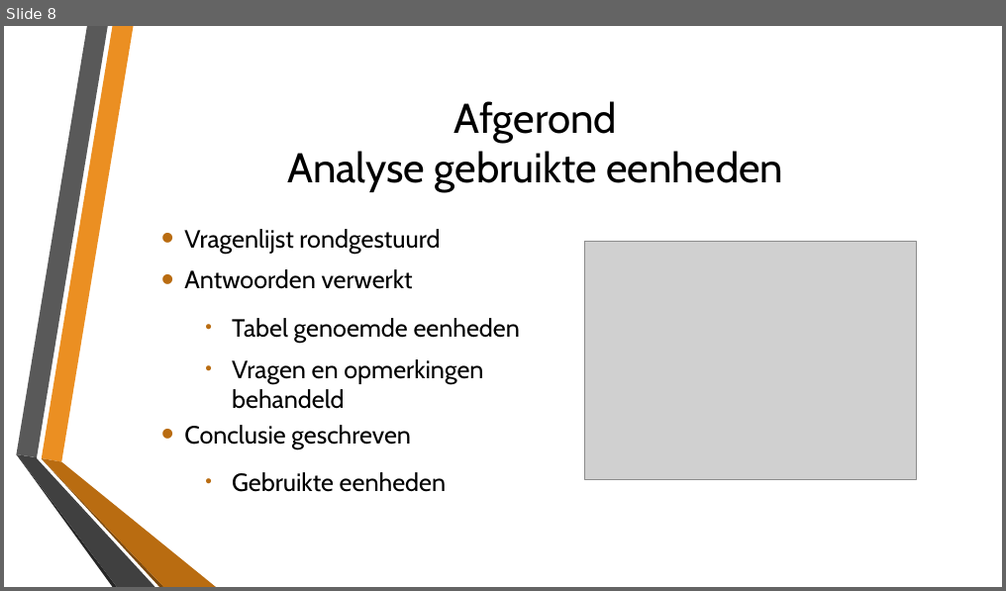
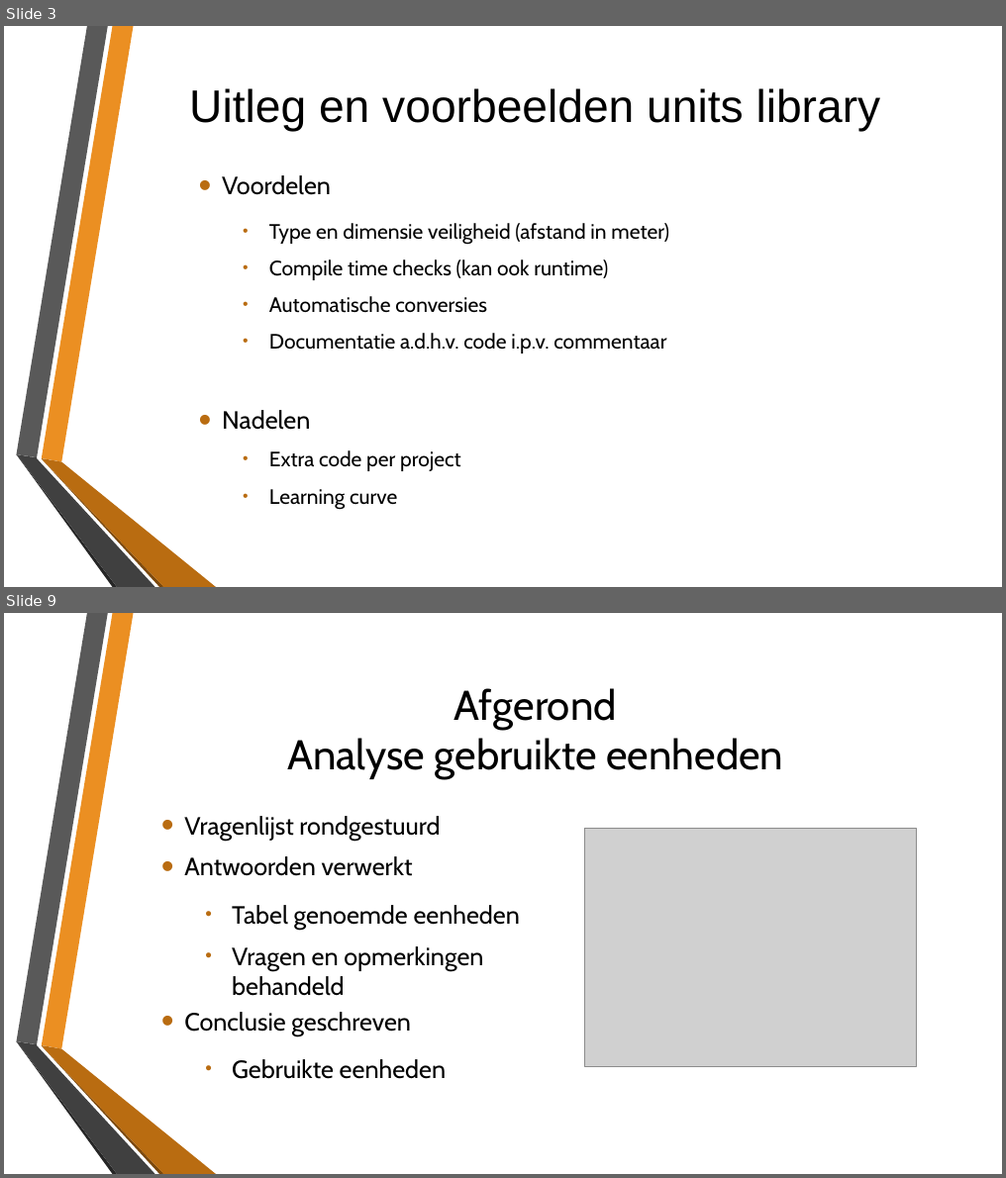
Before and after one commit to LarsSchool/school_repo, a slide deck: Stage Inspiro/Stagedocumenten/Eindpresentatie.pptx. Shown one above the other, each under a label of ours: slide 8 before the commit, slides 3 and 9 after it; the slides between them are not shown. The pictures are 1006x591 and 1006x1178 pixels, drawn with LibreOffice and Linux fonts; fonts in the diff are those of the drawing; grey boxes stand for pictures; background and template pictures are left out. Boxes give left, top, right and bottom in pixels: in the first picture for what was removed or moved away, otherwise in the second. Text is boxed around its words. In the diff, an @@ line names an element or a change of style, - is before the commit and + after.

```diff
--- a/Stage Inspiro/Stagedocumenten/Eindpresentatie.pptx
+++ b/Stage Inspiro/Stagedocumenten/Eindpresentatie.pptx
@@ slide 3 added at <box>4,26,1002,587</box>, background picture (left out); not listed: 6 template elements that a slide beside it also shows @@
@@ title added at <box>189,88,881,131</box>, 44 pt, text #000000 @@
+Uitleg en voorbeelden units library
@@ text added at <box>222,175,669,510</box>, 20 pt, text #000000 @@
+• Voordelen
+  • Type en dimensie veiligheid (afstand in meter)
+  • Compile time checks (kan ook runtime)
+  • Automatische conversies
+  • Documentatie a.d.h.v. code i.p.v. commentaar
+• Nadelen
+  • Extra code per project
+  • Learning curve
@@ what was slide 8 is now slide 9 @@
```
Also in this commit, not shown: 12 slides changed, 3 other slides added, 3 slides removed, 4 other files.
